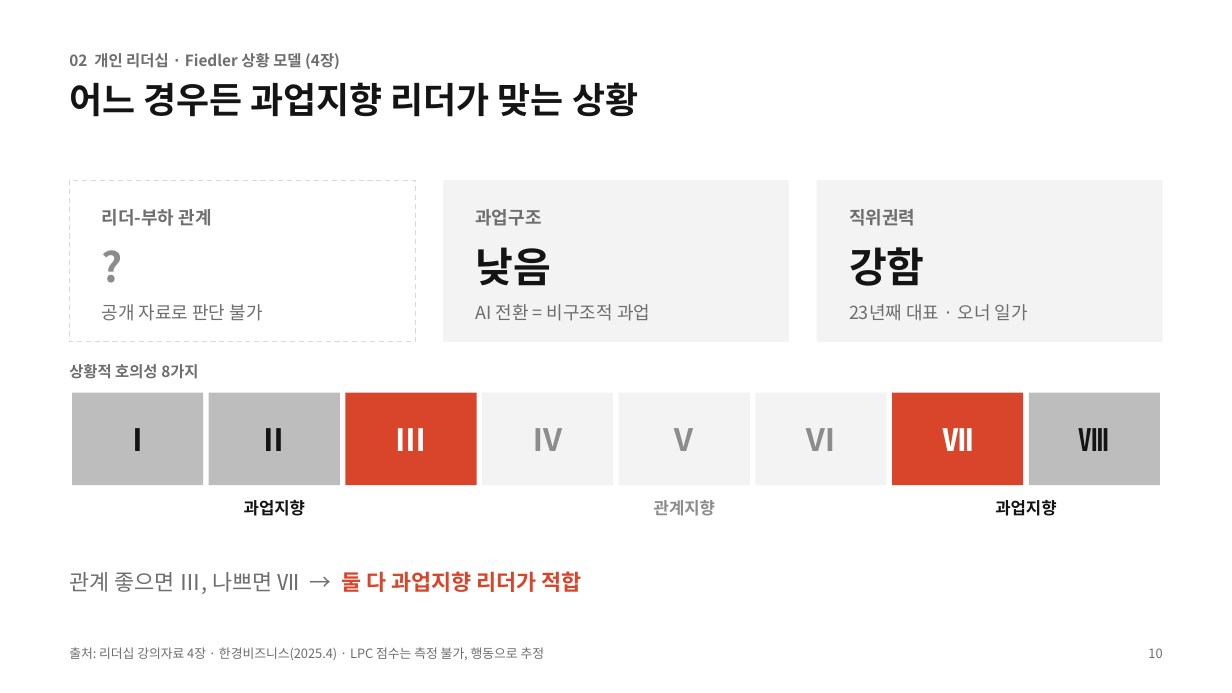
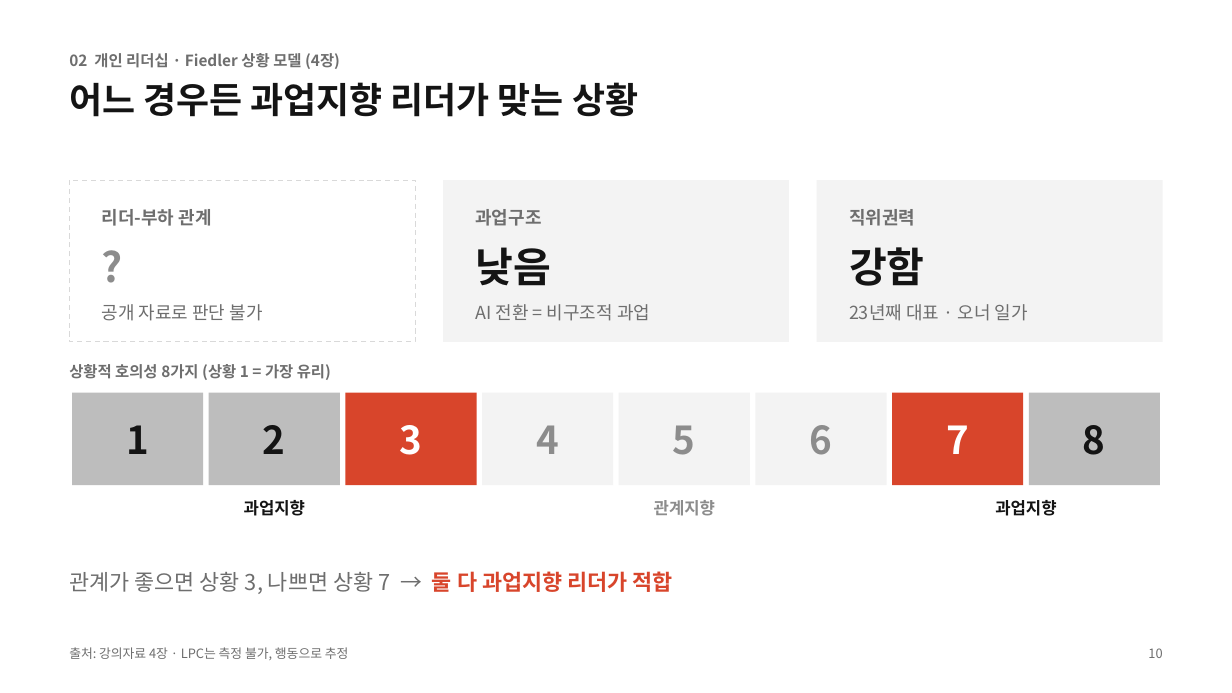
Before and after one commit to NATHAN18-ABLE/for-nathan, a slide deck: slide 10 of leadership-ppt/leadership-final.pptx. Drawn at 1232x693 pixels with LibreOffice and Linux fonts; fonts in the diff are those of the drawing. Boxes give left, top, right and bottom in pixels: in the first picture for what was removed or moved away, otherwise in the second. Text is boxed around its words. In the diff, an @@ line names an element or a change of style, - is before the commit and + after.

```diff
--- a/leadership-ppt/leadership-final.pptx
+++ b/leadership-ppt/leadership-final.pptx
@@ text at bbox=[69, 364, 331, 380]: text changed @@
-상황적 호의성 8가지
+상황적 호의성 8가지 (상황 1 = 가장 유리)
@@ text at bbox=[126, 425, 149, 454]: text changed; size 24 to 30 pt @@
-Ⅰ
+1
@@ text at bbox=[263, 425, 286, 454]: text changed; size 24 to 30 pt @@
-Ⅱ
+2
@@ text at bbox=[400, 425, 423, 455]: text changed; size 24 to 30 pt @@
-Ⅲ
+3
@@ text at bbox=[536, 425, 559, 454]: text changed; size 24 to 30 pt @@
-Ⅳ
+4
@@ text at bbox=[673, 425, 696, 455]: text changed; size 24 to 30 pt @@
-Ⅴ
+5
@@ text at bbox=[810, 425, 833, 455]: text changed; size 24 to 30 pt @@
-Ⅵ
+6
@@ text at bbox=[946, 425, 969, 454]: text changed; size 24 to 30 pt @@
-Ⅶ
+7
@@ text at bbox=[1083, 425, 1106, 455]: text changed; size 24 to 30 pt @@
-Ⅷ
+8
@@ text at bbox=[69, 571, 673, 594]: text changed @@
-관계 좋으면 Ⅲ, 나쁘면 Ⅶ → 둘 다 과업지향 리더가 적합
+관계가 좋으면 상황 3, 나쁘면 상황 7 → 둘 다 과업지향 리더가 적합
@@ text at bbox=[69, 647, 349, 660]: text changed @@
-출처: 리더십 강의자료 4장 · 한경비즈니스(2025.4) · LPC 점수는 측정 불가, 행동으로 추정
+출처: 강의자료 4장 · LPC는 측정 불가, 행동으로 추정
```
Also in this commit, not shown: 10 other slides changed, 4 other files.
